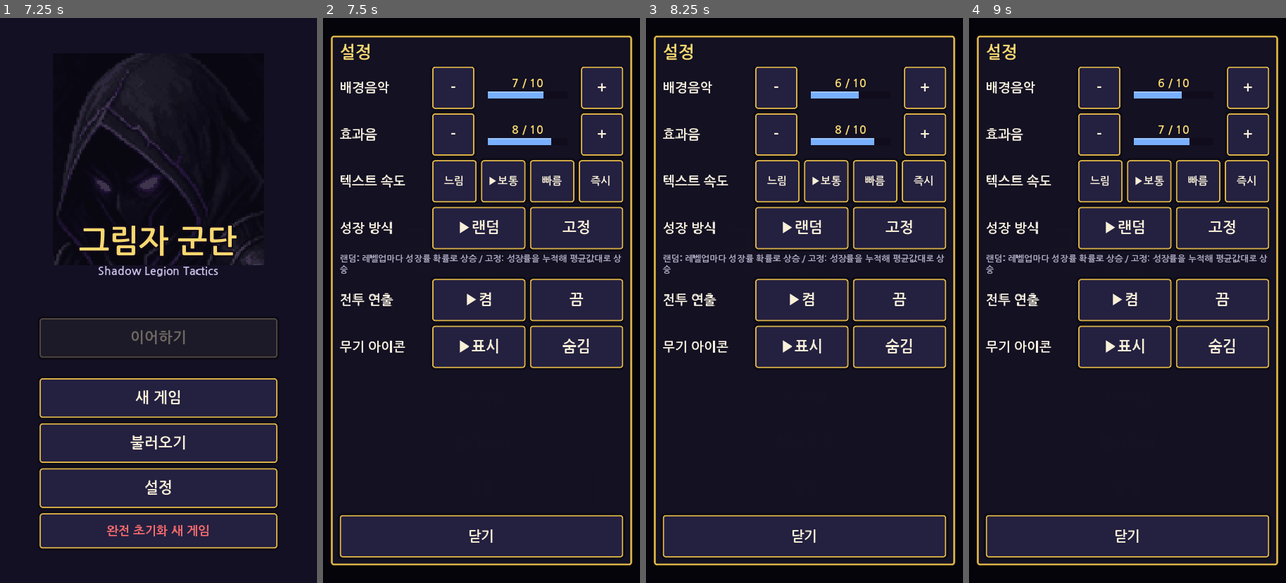
Above: before the commit, frames 1-4 (left to right).
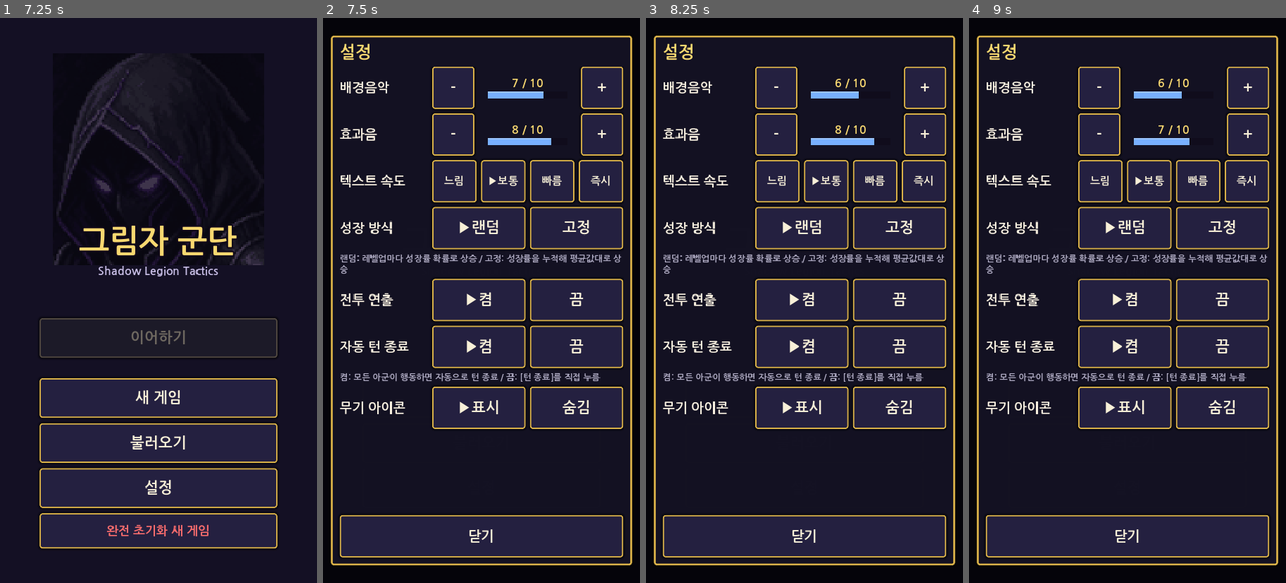
Above: after the commit, the same moments.

Repository: junsa80/srpg-prototype
Game: Godot game, scene res://scenes/title.tscn
Two runs of this game, one before a commit and one after it. Both use one fixed random seed, a clock stepped at 60 frames per second and the inputs below.
Inputs:
- Up to frame 1 (7.25 s): click "불러오기" at 0.5 s; click "설정" at 1.25 s; click "새 게임" at 2 s; click "새 게임" at 2.75 s; click "완전 초기화 새 게임" at 3.5 s; click "완전 초기화 새 게임" at 4.25 s; click "아니요" at 5 s; click "불러오기" at 5.75 s; click "닫기" at 6.5 s
- Up to frame 2 (7.5 s): click "설정" at 7.25 s
- Up to frame 3 (8.25 s): click "-" at 8 s
- Up to frame 4 (9 s): click "-" at 8.75 s

Frame 1 is identical in both runs. In frame 2, 5.7% of the frame differs, in the area x 5-95%, y 56-73%; in frame 3, 5.7%; in frame 4, 5.7%.

Commit message:
P0 QoL: 예측 HP '명중 시' 표기+불확실성 안내, 적 행동 '현재 배치 기준 예상', 다음 유닛 시 미확정 이동 취소, 자동 턴 종료 ON/OFF 설정 + qol_test

Diff:
--- a/scripts/battle.gd
+++ b/scripts/battle.gd
@@ -205,7 +205,7 @@
 		var b = ItemMenus.big("-" if d < 0 else "+", 64, 40); b.name = "ZoomOut" if d < 0 else "ZoomIn"; b.custom_minimum_size = Vector2(64, 64)
 		b.modulate = Color(1, 1, 1, 0.85); b.pressed.connect(func(): zoom_step(d)); zb.add_child(b)
 	fc_panel = Panel.new(); ui.add_child(fc_panel); fc_panel.add_theme_stylebox_override("panel", Ornate.frame(Color8(20, 18, 36, 248)))
-	fc_panel.position = Vector2(10, 140); fc_panel.size = Vector2(700, 300); fc_panel.visible = false; fc_panel.mouse_filter = Control.MOUSE_FILTER_IGNORE; fc_panel.name = "Forecast"
+	fc_panel.position = Vector2(10, 140); fc_panel.size = Vector2(700, 340); fc_panel.visible = false; fc_panel.mouse_filter = Control.MOUSE_FILTER_IGNORE; fc_panel.name = "Forecast"
 	terrain_win.visible = false; unit_win.visible = false
 	for w in [terrain_win, unit_win]: w.mouse_filter = Control.MOUSE_FILTER_IGNORE
 	banner = Label.new(); ui.add_child(banner); banner.add_theme_font_size_override("font_size", 64); banner.visible = false
@@ -349,7 +349,7 @@
 	if al.is_empty(): Menus.toast(ui, "행동할 유닛이 없습니다"); return
 	var cur = selected if selected else _unit_at(grid.cursor)
 	var u: Unit = al[(al.find(cur) + 1) % al.size()] if cur in al else al[0]
-	if selected and selected != u and not moved: _on_cancel()
+	if selected and selected != u: _on_cancel()   # also reverts an unconfirmed move (no lingering selection)
 	jump_to(u)
 	if selected == null: _select(u)
 
@@ -531,7 +531,7 @@
 		if tv != 0 and w:   # weapon triangle arrow (GBA style): green ▲ advantage, red ▼ disadvantage
 			var ta = ItemMenus.label("▲" if tv > 0 else "▼", 26, Color8(96, 230, 120) if tv > 0 else Color8(255, 90, 90)); ta.name = "Tri"; ta.autowrap_mode = TextServer.AUTOWRAP_OFF; wr.add_child(ta)
 		var dm = "-" if sd[4] < 0 else (str(sd[4]) + (" ×%d" % sd[5] if sd[5] > 1 else ""))
-		var t = "HP %d → %d\n위력 %s%s\n명중 %s  치명 %s" % [sd[2], sd[3], dm, "  특효!" if sd[8] else "",
+		var t = "명중 시 HP %d → %d\n위력 %s%s\n명중 %s  치명 %s" % [sd[2], sd[3], dm, "  특효!" if sd[8] else "",
 			"-" if sd[6] < 0 else "%d%%" % sd[6], "-" if sd[7] < 0 else "%d%%" % sd[7]]
 		var l = ItemMenus.label(t, 22); l.autowrap_mode = TextServer.AUTOWRAP_OFF; v.add_child(l)
 		var b = sd[9]
@@ -551,7 +551,17 @@
 				var dl = ItemMenus.label("드롭 %s %s" % [dd[0].name, dd[1]], 18, Color8(255, 216, 32)); dl.autowrap_mode = TextServer.AUTOWRAP_OFF; dr.add_child(dl)
 				for c in dr.get_children(): c.mouse_filter = Control.MOUSE_FILTER_IGNORE
 		for c in v.get_children() + wr.get_children(): if c is Control: c.mouse_filter = Control.MOUSE_FILTER_IGNORE
+	var note = ItemMenus.label(forecast_note(f), 17, Color8(200, 200, 220)); note.name = "FcNote"; note.mouse_filter = Control.MOUSE_FILTER_IGNORE
+	fc_panel.add_child(note); note.position = Vector2(14, 296); note.size = Vector2(672, 40)
 	fc_panel.visible = true
+
+## Uncertainty line under the forecast: HP above assumes every strike hits.
+static func forecast_note(f: Dictionary) -> String:
+	var p = ["※ HP는 모든 타격 명중 시 예상"]
+	if f.atk_hit < 100 or (f.def_hit > 0 and f.def_hit < 100): p.append("빗나가면 달라짐")
+	if f.atk_crit > 0 or f.def_crit > 0: p.append("치명 시 3배")
+	if f.get("extra_chance", false): p.append("스킬 추격 확률 미포함")
+	return " · ".join(p)
 
 func _cycle_weapon() -> void:
 	if selected == null or pending_target == null: return
@@ -618,10 +628,15 @@
 	grid.highlight_attack = grid.attack_range(grid.highlight_move, r[0], r[1]) if r[1] > 0 else []
 	grid.queue_redraw()
 	var intent = ""
-	for i in intents: if i.unit == u: intent = "→ " + (i.target.data.name + " 공격 예정" if i.target else ("대기" if i.move_to == u.cell else "이동 예정"))
-	info.text = "%s Lv%d HP %d/%d  %s%s%s%s\n%s%s" % [u.data.name, u.level, u.hp, u.stats.hp, intent, "  (경계)" if u.guard else "",
+	for i in intents: if i.unit == u: intent = intent_text(i, u)
+	info.text = "%s Lv%d HP %d/%d  %s%s%s%s\n%s%s\n[붉은 칸=공격 가능 범위]" % [u.data.name, u.level, u.hp, u.stats.hp, intent, "  (경계)" if u.guard else "",
 		("  [대화: %s]" % u.talk_from) if u.talk_from != "" else "", "  (약탈)" if u.raider else "",
 		_items_text(u), ("\n★ 처치 시 획득: " + (u.drop.name if u.drop else "%dG" % u.gold_drop) if (u.drop or u.gold_drop > 0) else "") + drop_text(u)]
+
+## Enemy intent: a prediction from the current board, never a promise.
+static func intent_text(i, u: Unit) -> String:
+	if i.target: return "예상 목표: %s (현재 배치 기준)" % i.target.data.name
+	return "예상: %s (현재 배치 기준)" % ("대기" if i.move_to == u.cell else "이동")
 
 func drop_text(u: Unit) -> String:
 	var p = []
@@ -838,6 +853,11 @@
 	_clear(false)
 	if _check_end(): return
 	_update_danger()
+	_maybe_auto_end()
+
+## Auto end turn when every ally has acted — only if the 설정 "자동 턴 종료" is ON.
+func _maybe_auto_end() -> void:
+	if not Settings.auto_end: return
 	if units.filter(func(o): return o.team == 0 and o.hp > 0 and not o.has_acted).is_empty(): _on_end_turn()
 
 func _clear(reset_text = true) -> void:
@@ -913,7 +933,7 @@
 	_clear(false)
 	if _check_end(): return
 	_update_danger()
-	if units.filter(func(o): return o.team == 0 and o.hp > 0 and not o.has_acted).is_empty(): _on_end_turn()
+	_maybe_auto_end()
 
 # ---------------------------------------------------------------- convoy (lord only, in battle)
 ## 아이템: use a consumable (ends the unit's action) / keys info / 아린 opens the convoy.
--- a/scripts/battle_manager.gd
+++ b/scripts/battle_manager.gd
@@ -123,7 +123,8 @@
 		"vantage": counter and Skills.vantage(d, a), "triangle": tri(a, d),
 		"atk_count": strikes(a, a, d), "def_count": strikes(d, a, d) if counter else 0,
 		"atk_eff": is_effective(a, d), "def_eff": counter and is_effective(d, a),
-		"atk_bonus": bonus(a), "def_bonus": bonus(d), "atk_w": a.weapon(), "def_w": d.weapon()}
+		"atk_bonus": bonus(a), "def_bonus": bonus(d), "atk_w": a.weapon(), "def_w": d.weapon(),
+		"assumes_all_hit": true, "extra_chance": Skills.extra_double_chance(a) > 0 or (counter and Skills.extra_double_chance(d) > 0)}
 
 ## FE-like EXP.
 static func exp_for(u: Unit, foe: Unit, dealt: bool, killed: bool) -> int:
--- a/scripts/menus.gd
+++ b/scripts/menus.gd
@@ -104,6 +104,11 @@
 	for opt in [[true, "켬"], [false, "끔"]]:
 		var b = _small(("▶" if Settings.anim == opt[0] else "") + opt[1], 0); b.size_flags_horizontal = Control.SIZE_EXPAND_FILL; var val = opt[0]
 		b.pressed.connect(func(): Settings.anim = val; Sfx.play("select"); refill.call()); h4.add_child(b)
+	var h6 = _row(list, "자동 턴 종료")
+	for opt in [[true, "켬"], [false, "끔"]]:
+		var b = _small(("▶" if Settings.auto_end == opt[0] else "") + opt[1], 0); b.size_flags_horizontal = Control.SIZE_EXPAND_FILL; var val = opt[0]; b.name = "AutoEnd_" + opt[1]
+		b.pressed.connect(func(): Settings.auto_end = val; Sfx.play("select"); refill.call()); h6.add_child(b)
+	list.add_child(ItemMenus.label("켬: 모든 아군이 행동하면 자동으로 턴 종료 / 끔: [턴 종료]를 직접 누름", 20, DIM))
 	var h5 = _row(list, "무기 아이콘")
 	for opt in [[true, "표시"], [false, "숨김"]]:
 		var b = _small(("▶" if Settings.weapon_badge == opt[0] else "") + opt[1], 0); b.size_flags_horizontal = Control.SIZE_EXPAND_FILL; var val = opt[0]; b.name = "Badge_" + opt[1]
--- a/scripts/settings.gd
+++ b/scripts/settings.gd
@@ -10,6 +10,7 @@
 var anim = true
 var weapon_badge = true   # weapon icon badge on map units
 var usable_only = false  # shop/convoy: show only items the selected unit can use
+var auto_end = true      # auto end turn when all allies acted
 var map_zoom = 1.0       # battle map zoom (0.75..2.0, snapped to ZOOM_STEPS)
 const ZOOM_STEPS = [0.75, 1.0, 1.25, 1.5, 2.0]
 
@@ -18,13 +19,13 @@
 		var d = JSON.parse_string(FileAccess.get_file_as_string(PATH))
 		if typeof(d) == TYPE_DICTIONARY:
 			bgm = int(d.get("bgm", bgm)); sfx = int(d.get("sfx", sfx)); text_speed = int(d.get("text_speed", text_speed))
-			growth_fixed = bool(d.get("growth_fixed", growth_fixed)); …(161 unchanged characters)… loat(d.get("map_zoom", 1.0)), 0.75, 2.0)
+			growth_fixed = bool(d.get("growth_fixed", growth_fixed)); …(161 unchanged characters)… loat(d.get("map_zoom", 1.0)), 0.75, 2.0); auto_end = bool(d.get("auto_end", true))
 	elif FileAccess.file_exists("user://anim_off"): anim = false   # migrate old flag file
 	Unit.fixed_growth = growth_fixed; Unit.show_badge = weapon_badge
 
 func save() -> void:
 	Unit.fixed_growth = growth_fixed; Unit.show_badge = weapon_badge
-	SaveManager.write_atomic(PATH, JSON.stringify({"bgm": bgm, "sfx": sfx, "text_speed": text_speed, "growth_fixed": growth_fixed, "anim": anim, "weapon_badge": weapon_badge, "map_zoom": map_zoom, "usable_only": usable_only}))
+	SaveManager.write_atomic(PATH, JSON.stringify({"bgm": bgm, "sfx": sfx, "text_speed": text_speed, "growth_fixed": growth_fixed, "anim": anim, "weapon_badge": weapon_badge, "map_zoom": map_zoom, "usable_only": usable_only, "auto_end": auto_end}))
 	if is_instance_valid(Sfx): Sfx.apply_volumes()
 
 func cps() -> float: return CPS[clampi(text_speed, 0, 3)]
--- /dev/null
+++ b/tests/qol_test.gd
@@ -0,0 +1,42 @@
+extends Node
+## P0 QoL regression: forecast labels, enemy intent wording, next_unit with pending move, auto-end option.
+var ok = true
+func chk(c: bool, tag: String) -> void:
+	if not c and ok: print("FAILAT ", tag)
+	ok = ok and c
+
+func _ready() -> void:
+	var keep_auto = Settings.auto_end
+	var b = load("res://scenes/battle.tscn").instantiate(); add_child(b); await get_tree().process_frame
+	var allies = b.units.filter(func(u): return u.team == 0 and u.hp > 0)
+	var foes = b.units.filter(func(u): return u.team == 1 and u.hp > 0)
+	var a: Unit = allies[0]; var e: Unit = foes[0]
+	# 1. forecast flags + labels
+	var f = BattleManager.forecast(a, e)
+	chk(f.assumes_all_hit == true and f.has("extra_chance"), "fc-dict")
+	var note = b.forecast_note(f); print("note: ", note)
+	chk(note.contains("모든 타격 명중 시"), "fc-note")
+	b._fill_forecast(f, a, e); await get_tree().process_frame
+	var txt = []
+	for c in b.fc_panel.find_children("*", "Label", true, false): txt.append(c.text)
+	chk(" ".join(txt).contains("명중 시 HP"), "fc-label")
+	# 2. intent wording
+	var plan = EnemyAI.plan(e, b.units, b.grid); var it = b.intent_text(plan, e); print("intent: ", it)
+	chk(it.contains("현재 배치 기준") and not it.contains("공격 예정"), "intent")
+	b._show_enemy(e); chk(b.info.text.contains("공격 가능 범위"), "range-label")
+	# 3. next_unit after an unconfirmed move reverts it and selects another unit
+	if allies.size() >= 2:
+		b._clear(); b._select(a); var c0 = a.cell
+		var dest = c0
+		for c in b.grid.highlight_move: if c != c0 and b._unit_at(c) == null: dest = c; break
+		a.cell = dest; a.position = b.grid.cell_to_pos(dest); b.moved = true; b.orig_cell = c0
+		b.next_unit()
+		print("next_unit: a.cell ", a.cell, " orig ", c0, " selected ", b.selected.data.name if b.selected else "-")
+		chk(a.cell == c0 and b.selected != a and b.selected != null and not b.moved, "next-unit")
+	# 4. auto end option
+	b._clear(); Settings.auto_end = false
+	for u in allies: u.has_acted = true
+	var t0 = b.tm.turn; b._maybe_auto_end(); chk(b.tm.phase == TurnManager.Phase.PLAYER and b.tm.turn == t0, "auto-off")
+	Settings.auto_end = keep_auto
+	print("QOLTEST ", "PASS" if ok else "FAIL")
+	get_tree().quit(0 if ok else 1)
--- /dev/null
+++ b/tests/qol_test.tscn
@@ -0,0 +1,6 @@
+[gd_scene load_steps=2 format=3]
+
+[ext_resource type="Script" path="res://tests/qol_test.gd" id="1"]
+
+[node name="QolTest" type="Node"]
+script = ExtResource("1")
